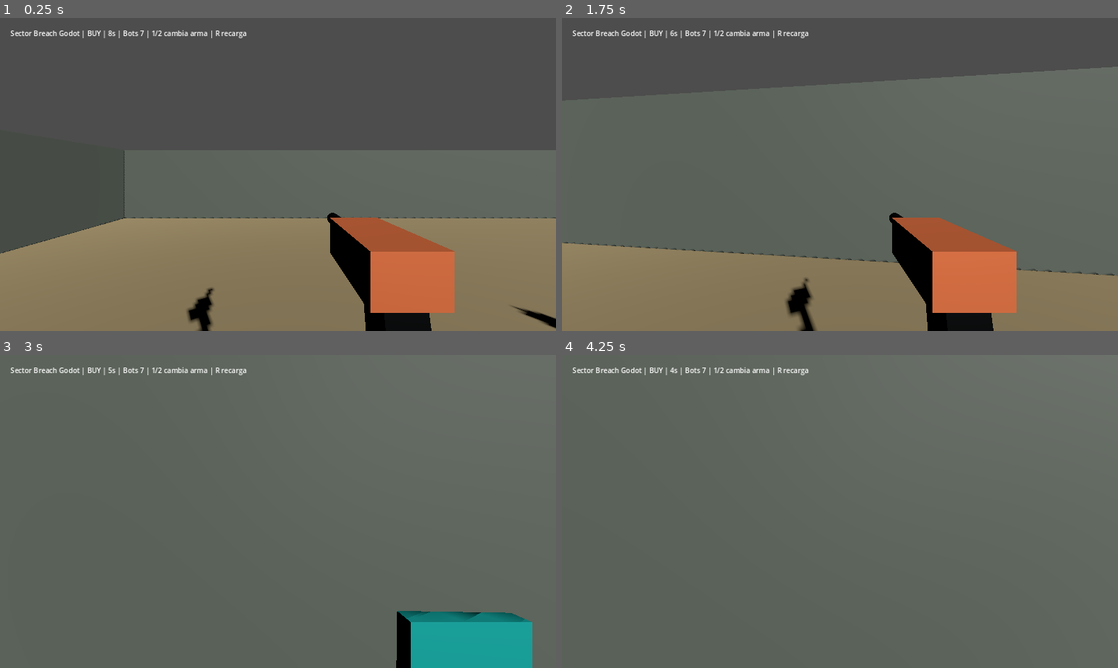
Above: before the commit, frames 1-4 (two rows, left to right).
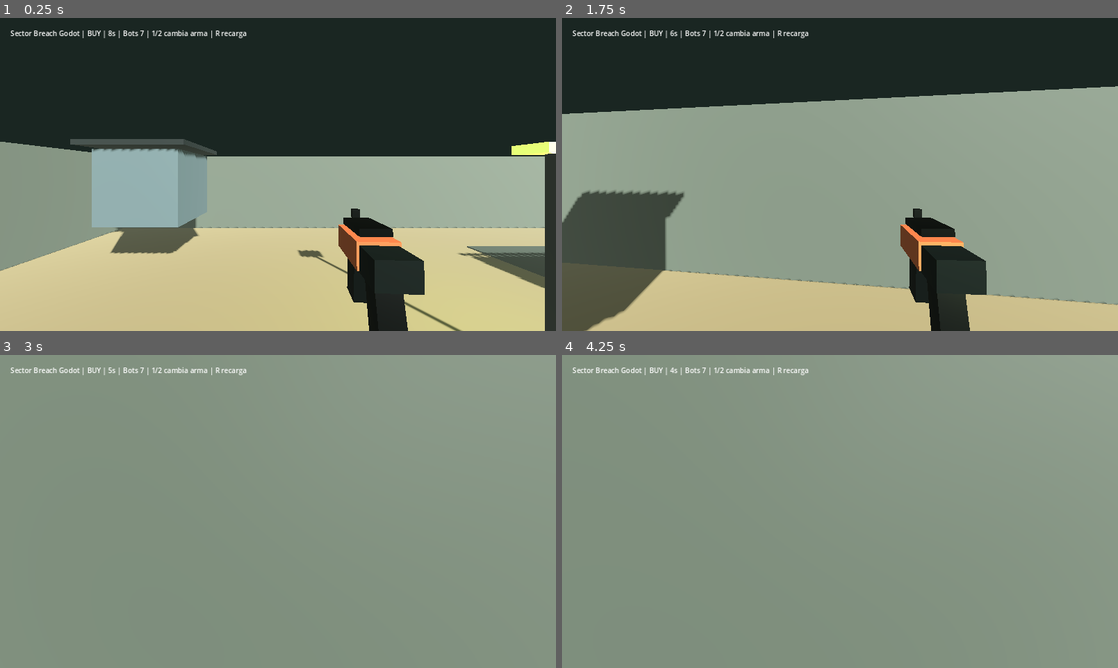
Above: after the commit, the same moments.

Repository: maticoll/sector_branch
Game: Godot game, scene res://scenes/main.tscn
Same seed, same stepped clock (60 frames per second), same inputs: the game is played once before the commit and once after it.
Inputs (mouse positions are in pixels of both pictures, inside the frame that each line leads up to):
- Up to frame 1 (0.25 s): no input
- Up to frame 2 (1.75 s): tap Enter at 0.5 s; move the mouse to (867, 174) at 0.52 s; press the mouse at (867, 174) at 0.53 s; hold W (move_forward) from 0.53 s (still down); tap Space (jump) at 0.77, 1.52 s; move the mouse to (812, 174) at 1.27 s; release the mouse at (812, 174) at 1.28 s; tap 1 (weapon_1) at 1.35 s
- Up to frame 3 (3 s): keep holding W (move_forward); move the mouse to (289, 505) at 2.02 s; hold 2 (weapon_2) 2.03-2.78 s; tap Space (jump) at 2.75 s; move the mouse to (272, 517) at 2.77 s; click (272, 517) at 2.85 s
- Up to frame 4 (4.25 s): keep holding W (move_forward); tap Space (jump) at 3.02, 3.77 s; move the mouse to (878, 514) at 3.52 s; hold 1 (weapon_1) from 3.53 s (still down)

The runs differ from the first frame. In frame 1, 99% of the frame differs, in the area x 0-100%, y 0-100%; in frame 2, 99%; in frame 3, 100%; in frame 4, 100%.

Commit message:
Improve Godot prototype visuals

Diff:
--- a/godot-sector-breach/scripts/game.gd
+++ b/godot-sector-breach/scripts/game.gd
@@ -15,6 +15,7 @@
 
 func _ready() -> void:
 	Input.mouse_mode = Input.MOUSE_MODE_CAPTURED
+	_configure_environment()
 	_build_level()
 	_spawn_player()
 	_spawn_bots()
@@ -40,6 +41,18 @@
 	add_child(map_builder)
 	map_builder.build_desert_outpost()
 
+func _configure_environment() -> void:
+	var env := Environment.new()
+	env.background_mode = Environment.BG_COLOR
+	env.background_color = Color("#1a2622")
+	env.ambient_light_source = Environment.AMBIENT_SOURCE_COLOR
+	env.ambient_light_color = Color("#b9c8ba")
+	env.ambient_light_energy = 0.72
+	env.fog_enabled = true
+	env.fog_light_color = Color("#8c9b89")
+	env.fog_density = 0.018
+	$WorldEnvironment.environment = env
+
 func _spawn_player() -> void:
 	player = PlayerController.new()
 	player.name = "Player"
--- a/godot-sector-breach/scripts/map_builder.gd
+++ b/godot-sector-breach/scripts/map_builder.gd
@@ -1,36 +1,95 @@
 extends Node3D
 
 func build_desert_outpost() -> void:
-	var wall_material := _mat(Color("#3f463e"), 0.05, 0.82)
-	var metal_material := _mat(Color("#53646a"), 0.38, 0.52)
-	var floor_material := _mat(Color("#746647"), 0.02, 0.88)
+	var wall := _mat(Color("#3f463e"), 0.05, 0.82)
+	var metal := _mat(Color("#53646a"), 0.38, 0.52)
+	var dark_metal := _mat(Color("#151b1f"), 0.55, 0.48)
+	var floor := _mat(Color("#746647"), 0.02, 0.88)
+	var asphalt := _mat(Color("#202923"), 0.02, 0.9)
 	var accent_a := _mat(Color("#f3b45d"), 0.08, 0.65)
 	var accent_b := _mat(Color("#7dd9d2"), 0.1, 0.45)
-	_box("Floor", Vector3.ZERO, Vector3(54, 0.35, 54), floor_material, true)
-	_box("NorthWall", Vector3(0, 2, -27), Vector3(54, 4, 0.8), wall_material, true)
-	_box("SouthWall", Vector3(0, 2, 27), Vector3(54, 4, 0.8), wall_material, true)
-	_box("WestWall", Vector3(-27, 2, 0), Vector3(0.8, 4, 54), wall_material, true)
-	_box("EastWall", Vector3(27, 2, 0), Vector3(0.8, 4, 54), wall_material, true)
+	var glow_a := _emissive(Color("#f3b45d"), 0.9)
+	var glow_b := _emissive(Color("#7dd9d2"), 0.9)
+
+	_box("Floor", Vector3(0, -0.18, 0), Vector3(54, 0.35, 54), floor, true)
+	_box("MainLane", Vector3(-7, 0.02, 0), Vector3(6.5, 0.04, 47), asphalt, false)
+	_box("ServiceLane", Vector3(9, 0.025, 4), Vector3(5.5, 0.04, 37), asphalt, false)
+	for z in [-20, -14, -8, -2, 4, 10, 16]:
+		_box("LaneMark", Vector3(-7, 0.08, z), Vector3(0.14, 0.04, 2.1), accent_a, false)
+		_box("LaneMarkBlue", Vector3(9, 0.08, z + 2), Vector3(0.12, 0.04, 1.5), accent_b, false)
+
+	_box("NorthWall", Vector3(0, 2, -27), Vector3(54, 4, 0.8), wall, true)
+	_box("SouthWall", Vector3(0, 2, 27), Vector3(54, 4, 0.8), wall, true)
+	_box("WestWall", Vector3(-27, 2, 0), Vector3(0.8, 4, 54), wall, true)
+	_box("EastWall", Vector3(27, 2, 0), Vector3(0.8, 4, 54), wall, true)
+
+	for tower in [Vector3(-22, 2.6, -22), Vector3(22, 2.6, -22), Vector3(22, 2.6, 22), Vector3(-22, 2.6, 22)]:
+		_box("CornerTower", tower, Vector3(2.4, 2.2, 2.4), metal, true)
+		_box("TowerCap", tower + Vector3(0, 1.25, 0), Vector3(3.0, 0.14, 3.0), dark_metal, false)
+
 	var covers := [
-		[Vector3(-10, 1, -10), Vector3(8, 2, 1.5)],
-		[Vector3(8, 1, -8), Vector3(2, 2, 8)],
-		[Vector3(-13, 1, 3), Vector3(3, 2, 8)],
-		[Vector3(3, 1, 6), Vector3(9, 2, 2)],
-		[Vector3(14, 1, 11), Vector3(5, 2, 4)],
-		[Vector3(-3, 1, 15), Vector3(6, 2, 2)],
-		[Vector3(-18, 0.7, -2), Vector3(3, 1.4, 5)],
-		[Vector3(17, 0.7, 0), Vector3(3, 1.4, 5)]
+		[Vector3(-10, 1, -10), Vector3(8, 2, 1.5), wall],
+		[Vector3(8, 1, -8), Vector3(2, 2, 8), metal],
+		[Vector3(-13, 1, 3), Vector3(3, 2, 8), wall],
+		[Vector3(3, 1, 6), Vector3(9, 2, 2), wall],
+		[Vector3(14, 1, 11), Vector3(5, 2, 4), metal],
+		[Vector3(-3, 1, 15), Vector3(6, 2, 2), wall],
+		[Vector3(-18, 0.7, -2), Vector3(3, 1.4, 5), wall],
+		[Vector3(17, 0.7, 0), Vector3(3, 1.4, 5), metal],
+		[Vector3(-4, 2.4, 13), Vector3(7, 2.2, 2.7), metal]
 	]
 	for cover in covers:
-		_box("Cover", cover[0], cover[1], wall_material if randf() > 0.45 else metal_material, true)
-	_site("A", Vector3(9, 0.08, -10), accent_a)
-	_site("B", Vector3(13, 0.08, 9), accent_b)
+		_box("Cover", cover[0], cover[1], cover[2], true)
+		_trim(cover[0], cover[1], dark_metal)
 
-func _site(label: String, position: Vector3, material: StandardMaterial3D) -> void:
-	_box("Site%s" % label, position, Vector3(4.2, 0.12, 4.2), material, false)
-	_box("Site%sSign" % label, position + Vector3(0, 2.0, -2.0), Vector3(1.2, 0.7, 0.12), material, false)
+	for crate in [Vector3(-18, 0, -15), Vector3(-12, 0, 14), Vector3(3, 0, -16), Vector3(17, 0, 16), Vector3(-4, 0, 10), Vector3(12, 0, 2)]:
+		_crate_stack(crate, wall, metal)
 
-func _box(name: String, position: Vector3, size: Vector3, material: StandardMaterial3D, collide: bool) -> void:
+	_pipe(Vector3(-7, 0.45, -1), dark_metal)
+	_pipe(Vector3(7, 0.45, 3), dark_metal)
+	_pipe(Vector3(0, 0.45, -17), dark_metal)
+
+	_box("Catwalk", Vector3(0, 2.35, -18), Vector3(18, 0.24, 2.1), dark_metal, true)
+	_box("CatwalkGlow", Vector3(0, 2.65, -18.95), Vector3(18, 0.1, 0.12), glow_b, false)
+
+	_site("A", Vector3(9, 0.08, -10), accent_a, glow_a)
+	_site("B", Vector3(13, 0.08, 9), accent_b, glow_b)
+
+	for lamp in [[Vector3(-14, 0, -18), Color("#b6f45a")], [Vector3(14, 0, -18), Color("#f3b45d")], [Vector3(0, 0, 12), Color("#7dd9d2")], [Vector3(-18, 0, 8), Color("#9ab4ff")]]:
+		_lamp(lamp[0], lamp[1], dark_metal)
+
+func _site(label: String, position: Vector3, material: StandardMaterial3D, glow: StandardMaterial3D) -> void:
+	_box("Site%sPad" % label, position, Vector3(4.2, 0.12, 4.2), material, false)
+	_box("Site%sCore" % label, position + Vector3(0, 0.09, 0), Vector3(0.9, 0.1, 0.9), glow, false)
+	_box("Site%sSign" % label, position + Vector3(0, 2.15, -2.0), Vector3(1.4, 0.75, 0.12), glow, false)
+	_box("SignPostL", position + Vector3(-0.75, 1.05, -2.0), Vector3(0.08, 2.1, 0.08), material, false)
+	_box("SignPostR", position + Vector3(0.75, 1.05, -2.0), Vector3(0.08, 2.1, 0.08), material, false)
+
+func _crate_stack(base: Vector3, wall: StandardMaterial3D, metal: StandardMaterial3D) -> void:
+	_box("Crate", base + Vector3(-0.65, 0.28, 0), Vector3(1.2, 0.56, 1.05), wall, true)
+	_box("Crate", base + Vector3(0.55, 0.38, 0.55), Vector3(1.45, 0.75, 1.05), metal, true)
+	_box("Crate", base + Vector3(0, 0.98, 0.28), Vector3(1.15, 0.9, 1.25), wall, true)
+
+func _pipe(base: Vector3, material: StandardMaterial3D) -> void:
+	_cylinder("Pipe", base, 0.13, 4.4, material, Vector3(0, 0, 90), true)
+	_cylinder("PipeJoint", base + Vector3(2.1, 0, 0), 0.18, 0.5, material, Vector3.ZERO, true)
+	_cylinder("PipeJoint", base + Vector3(-2.1, 0, 0), 0.18, 0.5, material, Vector3.ZERO, true)
+
+func _lamp(base: Vector3, color: Color, material: StandardMaterial3D) -> void:
+	_box("LightPole", base + Vector3(0, 1.7, 0), Vector3(0.12, 3.4, 0.12), material, false)
+	_box("LampHead", base + Vector3(0, 3.35, 0), Vector3(0.75, 0.14, 0.45), _emissive(color, 1.2), false)
+	var light := OmniLight3D.new()
+	light.name = "LampLight"
+	light.light_color = color
+	light.light_energy = 1.25
+	light.omni_range = 9.0
+	light.position = base + Vector3(0, 3.2, 0)
+	add_child(light)
+
+func _trim(position: Vector3, size: Vector3, material: StandardMaterial3D) -> void:
+	_box("TrimTop", position + Vector3(0, size.y * 0.52, 0), Vector3(size.x + 0.12, 0.08, size.z + 0.12), material, false)
+
+func _box(name: String, position: Vector3, size: Vector3, material: StandardMaterial3D, collide: bool) -> MeshInstance3D:
 	var mesh := MeshInstance3D.new()
 	mesh.name = name
 	mesh.mesh = BoxMesh.new()
@@ -49,6 +108,23 @@
 		col.shape = shape
 		body.add_child(col)
 		add_child(body)
+	return mesh
+
+func _cylinder(name: String, position: Vector3, radius: float, height: float, material: StandardMaterial3D, rotation_deg: Vector3, collide: bool) -> MeshInstance3D:
+	var mesh := MeshInstance3D.new()
+	mesh.name = name
+	mesh.mesh = CylinderMesh.new()
+	mesh.mesh.top_radius = radius
+	mesh.mesh.bottom_radius = radius
+	mesh.mesh.height = height
+	mesh.mesh.radial_segments = 16
+	mesh.material_override = material
+	mesh.position = position
+	mesh.rotation_degrees = rotation_deg
+	add_child(mesh)
+	if collide:
+		_box("%sCollider" % name, position, Vector3(radius * 2.0, height, radius * 2.0), material, true).visible = false
+	return mesh
 
 static func _mat(color: Color, metallic: float, roughness: float) -> StandardMaterial3D:
 	var mat := StandardMaterial3D.new()
@@ -56,3 +132,10 @@
 	mat.metallic = metallic
 	mat.roughness = roughness
 	return mat
+
+static func _emissive(color: Color, strength: float) -> StandardMaterial3D:
+	var mat := _mat(color, 0.1, 0.38)
+	mat.emission_enabled = true
+	mat.emission = color
+	mat.emission_energy_multiplier = strength
+	return mat
--- a/godot-sector-breach/scripts/weapon_system.gd
+++ b/godot-sector-breach/scripts/weapon_system.gd
@@ -56,29 +56,48 @@
 		weapon_mesh.queue_free()
 	var weapon: Dictionary = weapons[active_slot]
 	weapon_mesh = Node3D.new()
-	weapon_mesh.position = Vector3(0.35, -0.28, -0.75)
+	weapon_mesh.position = Vector3(0.42, -0.36, -0.92)
+	weapon_mesh.rotation_degrees = Vector3(-2, -4, 0)
 	add_child(weapon_mesh)
-	var body := MeshInstance3D.new()
-	body.mesh = BoxMesh.new()
-	body.mesh.size = Vector3(0.22, 0.16, 0.75 if active_slot == 1 else 0.42)
-	body.material_override = _skin_material(weapon["skin"])
-	weapon_mesh.add_child(body)
-	var barrel := MeshInstance3D.new()
-	barrel.mesh = CylinderMesh.new()
-	barrel.mesh.top_radius = 0.035
-	barrel.mesh.bottom_radius = 0.035
-	barrel.mesh.height = 0.55 if active_slot == 1 else 0.32
-	barrel.rotation_degrees.x = 90
-	barrel.position.z = -0.42
-	barrel.material_override = _metal_material()
-	weapon_mesh.add_child(barrel)
-	var grip := MeshInstance3D.new()
-	grip.mesh = BoxMesh.new()
-	grip.mesh.size = Vector3(0.13, 0.34, 0.15)
-	grip.position = Vector3(0.02, -0.23, 0.1)
-	grip.rotation_degrees.x = -12
-	grip.material_override = _metal_material(Color("#0a0d0e"))
-	weapon_mesh.add_child(grip)
+	var long := active_slot == 1
+	_part_box("Receiver", Vector3(0, 0.02, -0.1), Vector3(0.18, 0.12, 0.64 if long else 0.34), _skin_material(weapon["skin"]))
+	_part_box("Stock", Vector3(0, 0.01, 0.28 if long else 0.12), Vector3(0.16, 0.11, 0.22), _metal_material(Color("#202827")))
+	_part_box("TopRail", Vector3(0, 0.11, -0.1), Vector3(0.14, 0.035, 0.58 if long else 0.28), _metal_material(Color("#090c0d")))
+	_part_box("Grip", Vector3(0.015, -0.17, 0.08), Vector3(0.105, 0.28, 0.11), _metal_material(Color("#080b0c")), Vector3(-13, 0, 0))
+	_part_box("Magazine", Vector3(0, -0.16, -0.14), Vector3(0.12, 0.27 if long else 0.18, 0.12), _metal_material(Color("#111617")), Vector3(5, 0, 0))
+	_part_cylinder("Barrel", Vector3(0, 0.035, -0.47 if long else -0.29), 0.024, 0.44 if long else 0.26, _metal_material(Color("#0d1112")), Vector3(90, 0, 0))
+	if long:
+		_part_cylinder("Muzzle", Vector3(0, 0.035, -0.72), 0.032, 0.16, _metal_material(Color("#060808")), Vector3(90, 0, 0))
+		_part_cylinder("Optic", Vector3(0, 0.19, -0.16), 0.055, 0.2, _metal_material(Color("#111617")), Vector3(0, 0, 90))
+	else:
+		_part_box("FrontSight", Vector3(0, 0.15, -0.25), Vector3(0.04, 0.045, 0.035), _metal_material(Color("#0a0d0e")))
+
+func _part_box(name: String, position: Vector3, size: Vector3, material: StandardMaterial3D, rotation := Vector3.ZERO) -> MeshInstance3D:
+	var mesh := MeshInstance3D.new()
+	mesh.name = name
+	mesh.mesh = BoxMesh.new()
+	mesh.mesh.size = size
+	mesh.position = position
+	mesh.rotation_degrees = rotation
+	mesh.material_override = material
+	mesh.cast_shadow = GeometryInstance3D.SHADOW_CASTING_SETTING_OFF
+	weapon_mesh.add_child(mesh)
+	return mesh
+
+func _part_cylinder(name: String, position: Vector3, radius: float, height: float, material: StandardMaterial3D, rotation := Vector3.ZERO) -> MeshInstance3D:
+	var mesh := MeshInstance3D.new()
+	mesh.name = name
+	mesh.mesh = CylinderMesh.new()
+	mesh.mesh.top_radius = radius
+	mesh.mesh.bottom_radius = radius
+	mesh.mesh.height = height
+	mesh.mesh.radial_segments = 18
+	mesh.position = position
+	mesh.rotation_degrees = rotation
+	mesh.material_override = material
+	mesh.cast_shadow = GeometryInstance3D.SHADOW_CASTING_SETTING_OFF
+	weapon_mesh.add_child(mesh)
+	return mesh
 
 func _skin_material(color: Color) -> StandardMaterial3D:
 	var mat := StandardMaterial3D.new()
Not shown, changed: godot-sector-breach/export/web/index.html
Not shown, changed: godot-sector-breach/export/web/index.pck
